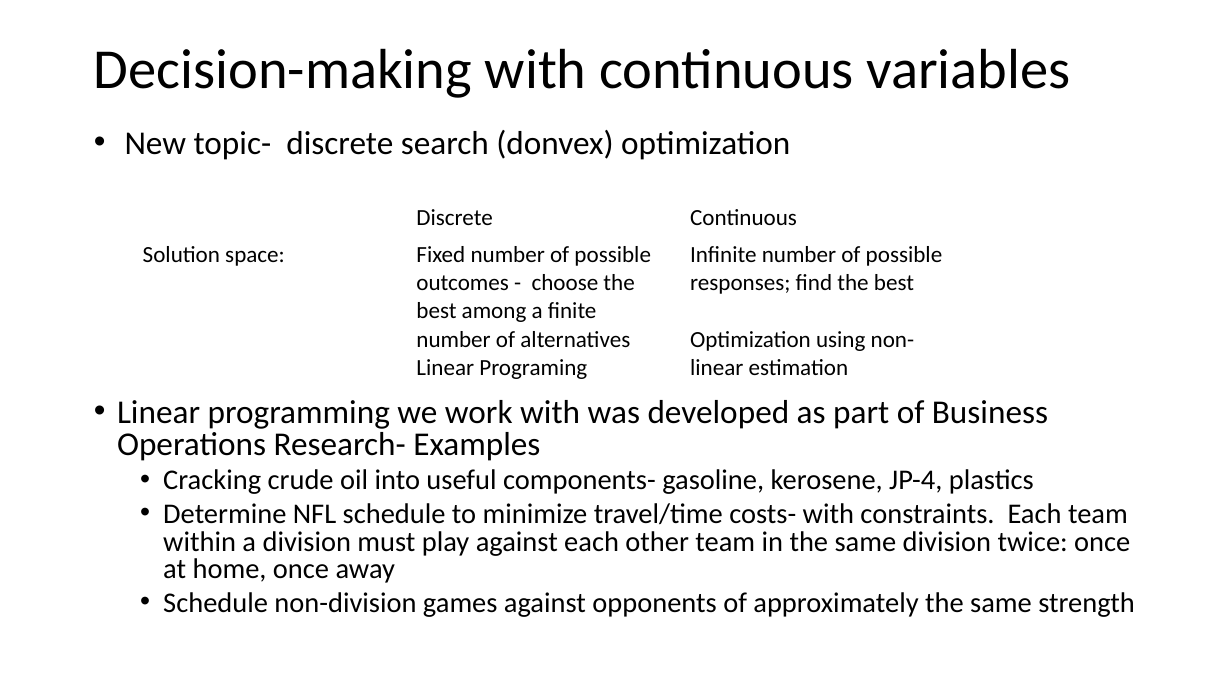
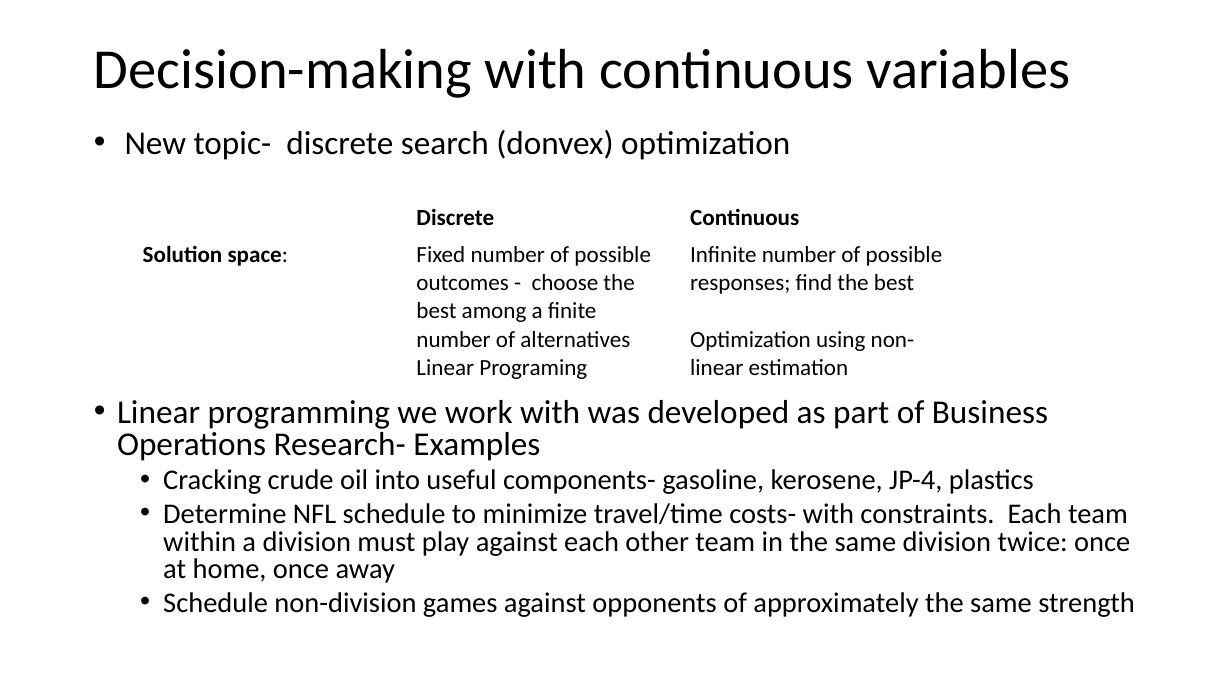
Before and after one commit to polkadottie26/linearProgramming, a slide deck: slide 2 of Introduction to Optimization.pptx. Drawn at 1232x693 pixels with LibreOffice and Linux fonts; fonts in the diff are those of the drawing. Boxes give left, top, right and bottom in pixels: in the first picture for what was removed or moved away, otherwise in the second. Text is boxed around its words. In the diff, an @@ line names an element or a change of style, - is before the commit and + after.

```diff
--- a/Introduction to Optimization.pptx
+++ b/Introduction to Optimization.pptx
@@ table at (133,199,954,390) @@
@@ bold on in "Discrete", "Continuous", "Solution space:" @@
```
Also in this commit, not shown: 6 slides added, 1 slide removed.
